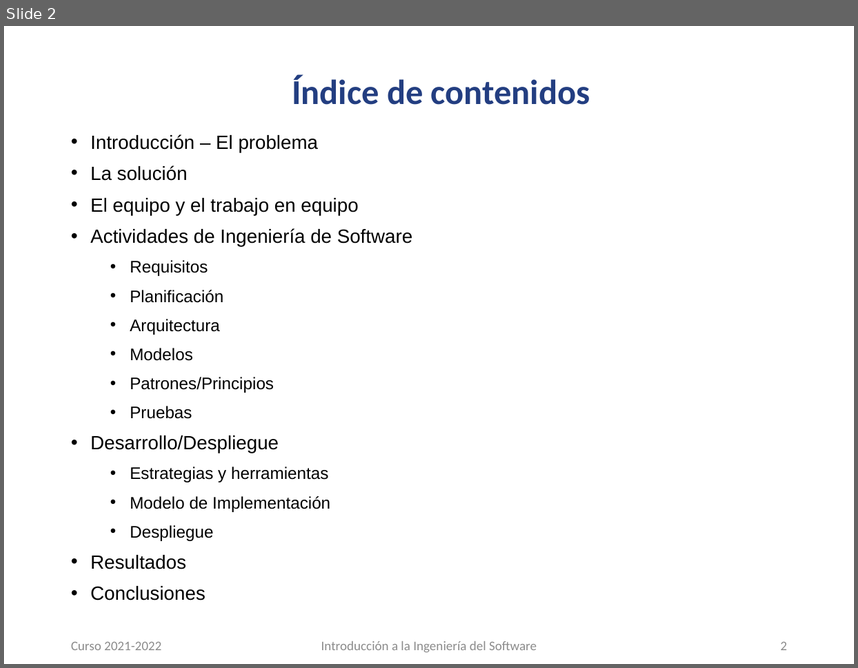
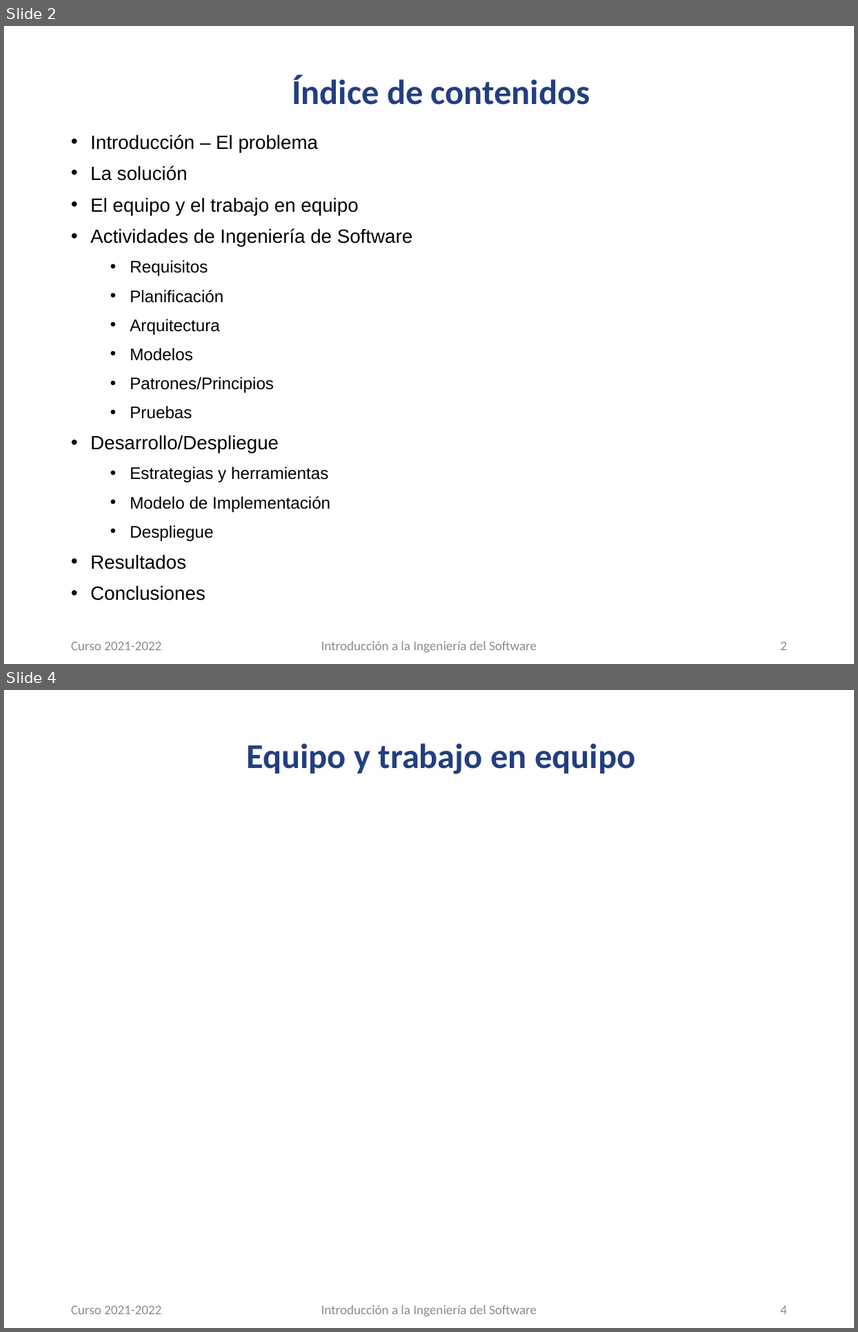
Before and after one commit to carloscmor/PRIMERA_FILA, a slide deck: PFentertainment_presentación.pptx. Shown one above the other, each under a label of ours: slide 2 before the commit, slides 2 and 4 after it; the slides between them are not shown. The pictures are 858x668 and 858x1332 pixels, drawn with LibreOffice and Linux fonts; fonts in the diff are those of the drawing; background and template pictures are left out. Boxes give left, top, right and bottom in pixels: in the first picture for what was removed or moved away, otherwise in the second. Text is boxed around its words. In the diff, an @@ line names an element or a change of style, - is before the commit and + after.

```diff
--- a/PFentertainment_presentación.pptx
+++ b/PFentertainment_presentación.pptx
@@ slide 4 added at (x1=4, y1=690, x2=854, y2=1328), background #FFFFFF @@
@@ title added at (x1=246, y1=743, x2=635, y2=774), 29.5 pt, text #233E81, bold @@
+Equipo y trabajo en equipo
@@ text added at (x1=71, y1=1305, x2=161, y2=1314), 11.1 pt, text #8C8C8C @@
+Curso 2021-2022
@@ text added at (x1=321, y1=1305, x2=537, y2=1316), 11.1 pt, text #8C8C8C @@
+Introducción a la Ingeniería del Software
@@ page number added at (x1=780, y1=1305, x2=787, y2=1314), 11.1 pt, text #8C8C8C @@
+4
```
Also in this commit, not shown: 8 other slides added, 1 slide removed, 7 other files.
